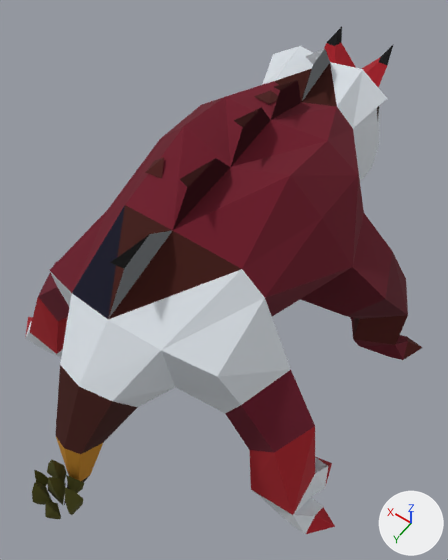
The glTF model public/assets/enemies-gltf/ket_zek.glb, before and after one commit.
Both versions are drawn from a 50 mm camera at (-267.0, 374.0, 718.0) aimed at (-14.0, 20.0, 161.0). The lights are fixed; the arrows at lower right show +X, +Y and +Z. The first picture is the older version. Vertices at exactly the same position are counted once.

Before the edit, the objects in view are built like this:
```python
me_mesh_0 = bpy.data.meshes.new('Mesh_0')
me_mesh_0.from_pydata(...)  # 412 vertices, 702 faces; spans x -245.0..245.0, y -309.0..318.0, z 0.0..355.0
# faces by material slot: [495, 207]
me_mesh_0.materials.append(mat_material_0)  # picture img_image_0
me_mesh_0.materials.append(mat_material_1)  # picture img_image_0
ob_mesh_0 = bpy.data.objects.new('Mesh_0', me_mesh_0)
ob_mesh_0.location = (0.0, 0.0, 0.0)
```
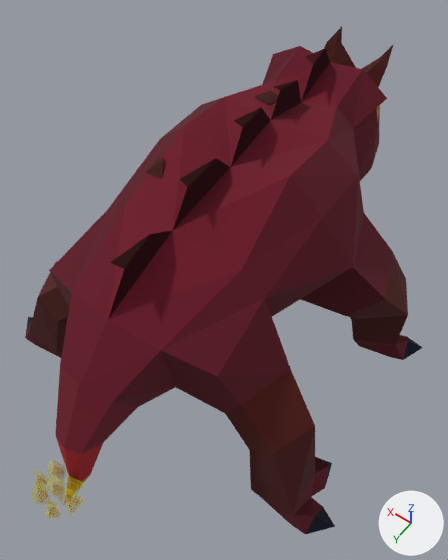
The change, as a list of edits to the scene's bpy script:
```text
Change me_mesh_0:
    where me_mesh_0.from_pydata(...)  # 412 vertices, 702 faces; spans x -245.0..245.0, y -309.0..318.0, z 0.0..355.0
    used by ob_mesh_0; location = (0.0, 0.0, 0.0)
    me_mesh_0 part 1: 702 kept faces spanning x -245.0..245.0, y -309.0..318.0, z 0.0..355.0 get new texture (UV) coordinates
```

Boxes [x1, y1, x2, y2] around the edits, measured in the pictures (448 x 560 px):
part 1 of me_mesh_0, surface changed: [25, 26, 423, 534] in both
